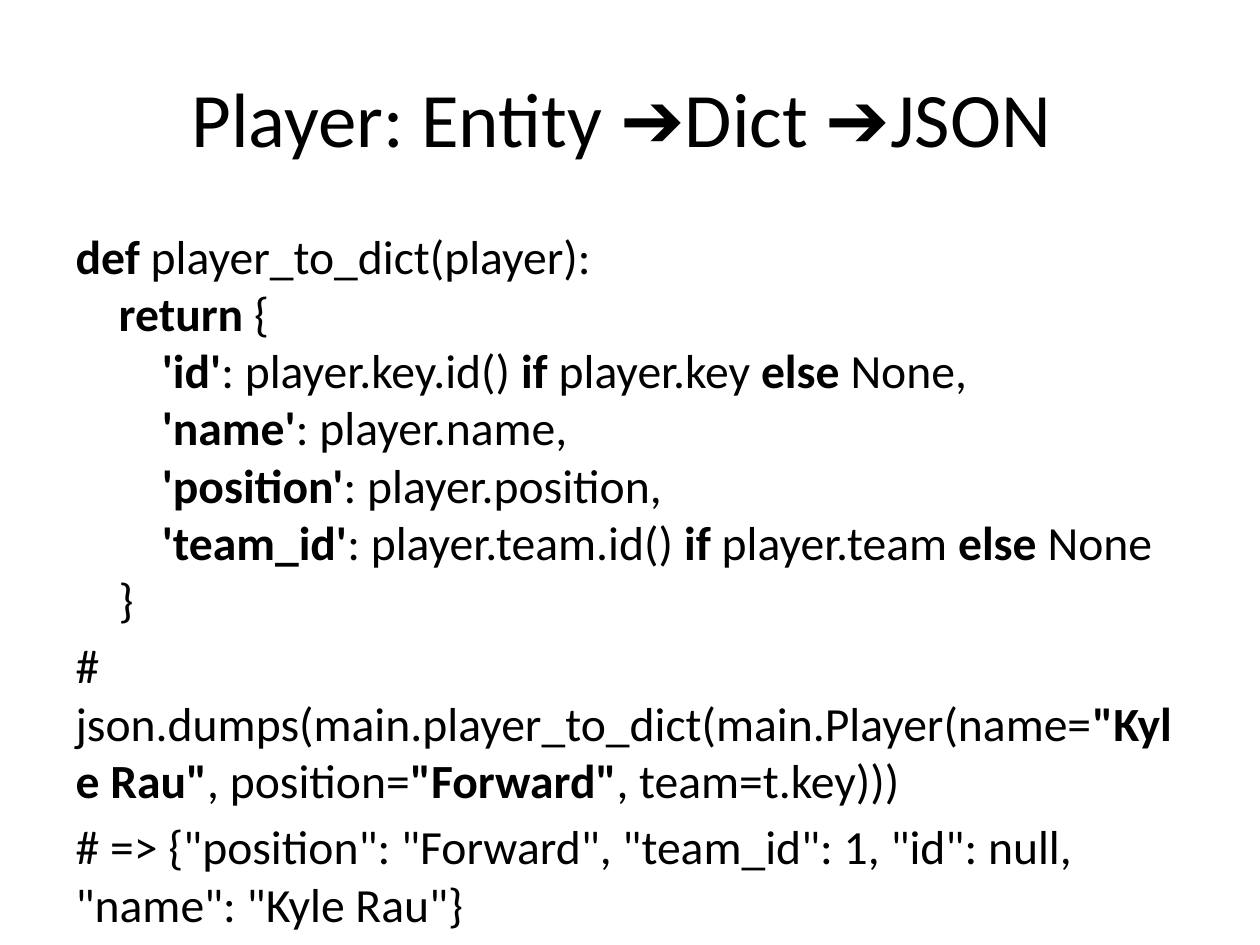
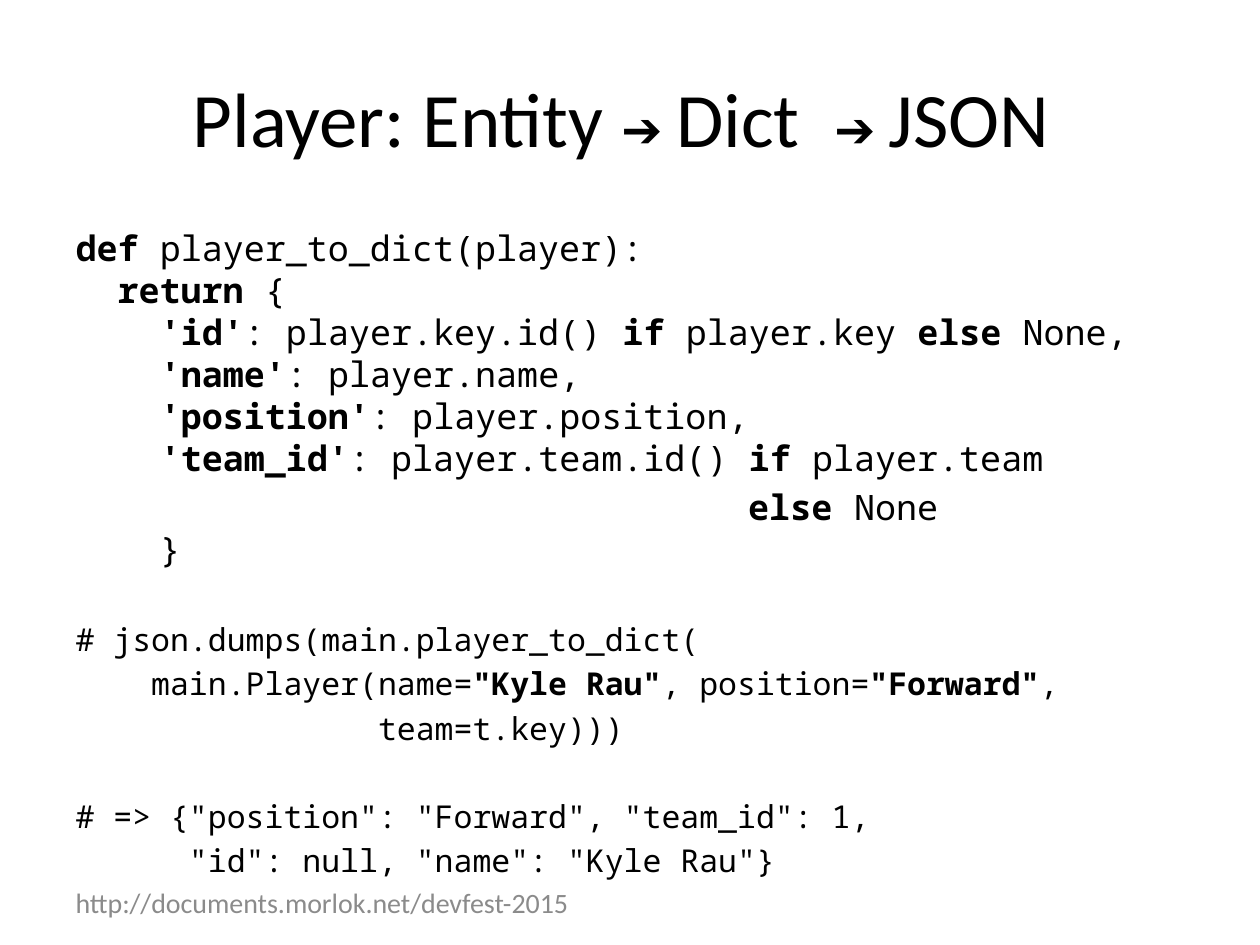
Before and after one commit to rmorlok/RESTfulServicesInPythonPresentation, a slide deck: slide 20 of RESTfulAppEngine.pptx (slide 10 before the commit). Drawn at 1260x945 pixels with LibreOffice and Linux fonts; fonts in the diff are those of the drawing. Boxes give left, top, right and bottom in pixels: in the first picture for what was removed or moved away, otherwise in the second. Text is boxed around its words. In the diff, an @@ line names an element or a change of style, - is before the commit and + after.

```diff
--- a/RESTfulAppEngine.pptx
+++ b/RESTfulAppEngine.pptx
@@ title at <box>193,93,1049,160</box>: spaces changed @@
-Player: Entity ➔Dict ➔JSON
+Player: Entity ➔ Dict ➔ JSON
@@ text at <box>76,234,1128,880</box>: text changed; size 27.2 to 20 pt; font Calibri to Noto Sans Mono @@
-def player_to_dict(player):
-return {
-'id': player.key.id() if player.key else None,
-'name': player.name,
-'position': player.position,
-'team_id': player.team.id() if player.team else None
-}
-# json.dumps(main.player_to_dict(main.Player(name="Kyle Rau", position="Forward", team=t.key)))
-# => {"position": "Forward", "team_id": 1, "id": null, "name": "Kyle Rau"}
+def player_to_dict(player):
+return {
+'id': player.key.id() if player.key else None,
+'name': player.name,
+'position': player.position,
+'team_id': player.team.id() if player.team
+else None
+}
+# json.dumps(main.player_to_dict(
+main.Player(name="Kyle Rau", position="Forward",
+team=t.key)))
+# => {"position": "Forward", "team_id": 1,
+"id": null, "name": "Kyle Rau"}
@@ text added at <box>76,893,569,918</box>, 16 pt, text #8C8C8C @@
+http://documents.morlok.net/devfest-2015
```
Also in this commit, not shown: 9 other slides changed, 25 slides added, 7 other files.
